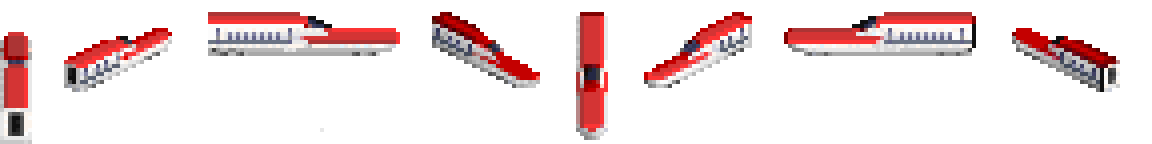
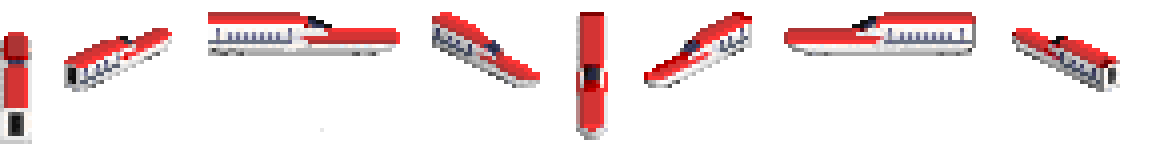
Revision of a layered 1152 x 144 image; what changed, layer by layer:
painted on "touchup" over box(68, 12, 1116, 92)
painted on "1x v2" over box(472, 52, 476, 56)
